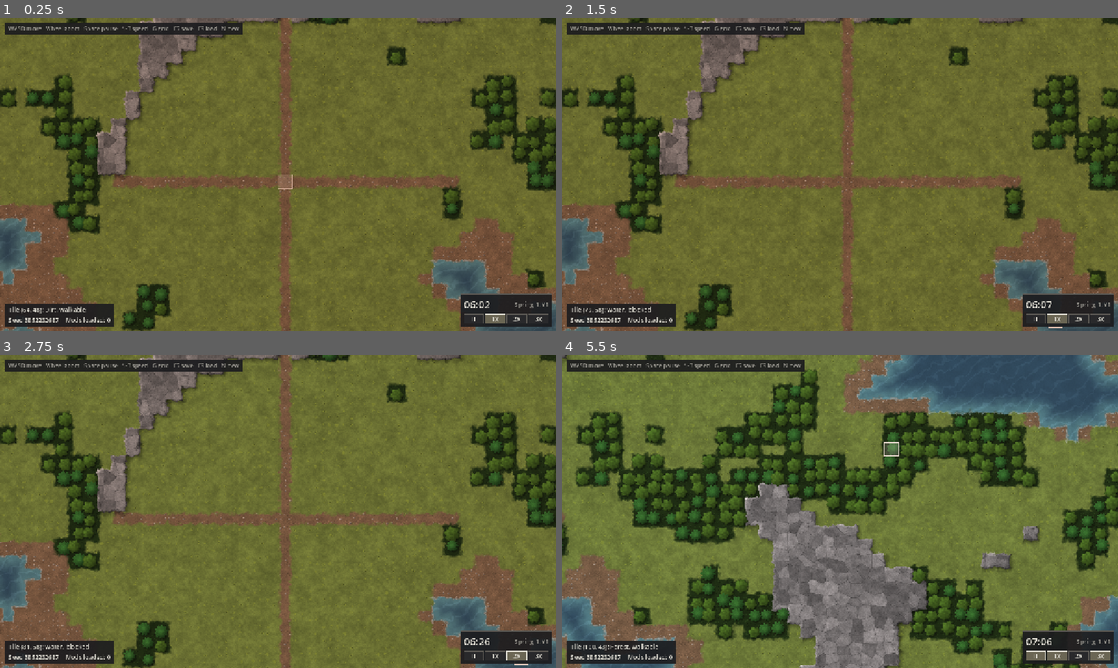
Above: before the commit, frames 1-4 (two rows, left to right).
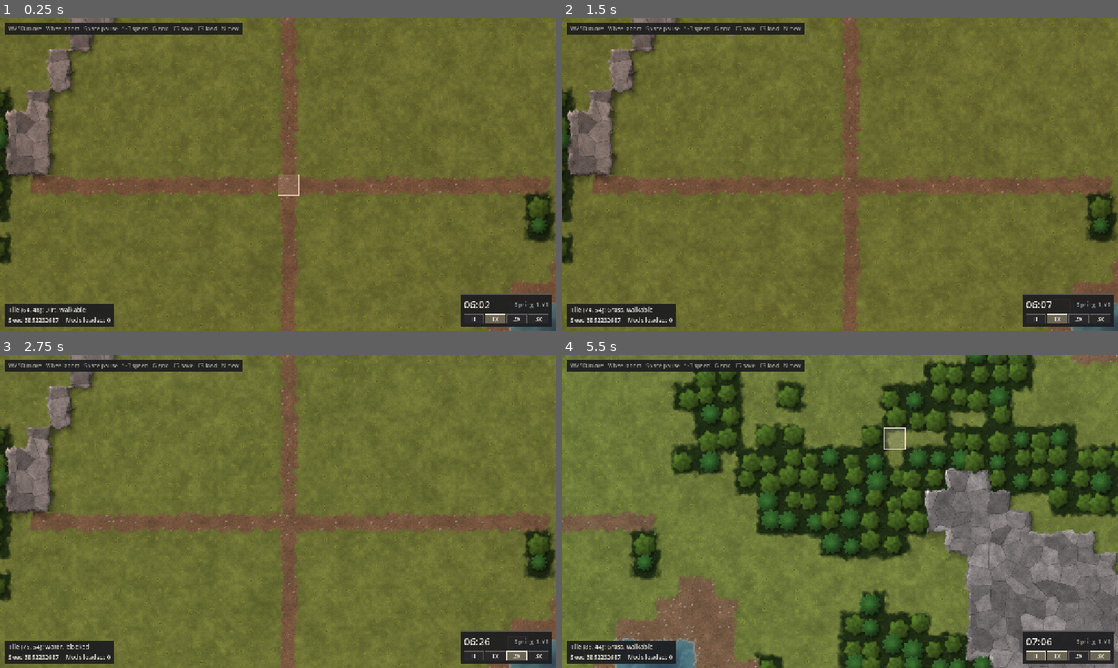
Above: after the commit, the same moments.

Repository: Stormellius/Common-Folk
Game: Godot game, scene res://scenes/main.tscn
Same seed, same stepped clock (60 frames per second), same inputs: the game is played once before the commit and once after it.
Inputs (mouse positions are in pixels of both pictures, inside the frame that each line leads up to):
- Up to frame 1 (0.25 s): no input
- Up to frame 2 (1.5 s): click "II" at 0.5 s; click "1x" at 1.25 s
- Up to frame 3 (2.75 s): click "2x" at 2 s
- Up to frame 4 (5.5 s): click "3x" at 2.75 s; tap Enter at 3.5 s; move the mouse to (962, 495) at 3.52 s; hold D 3.53-4.25 s; tap 1 at 3.6 s; click (962, 495) at 3.67 s; tap Space at 3.77, 5 s; drag from (728, 527) to (812, 574) at 4.27 s; move the mouse to (895, 442) at 5.02 s; hold D from 5.03 s (still down); tap 3 at 5.1 s

The runs differ from the first frame. In frame 1, 23% of the frame differs, in the area x 0-100%, y 0-100%; in frame 2, 23%; in frame 3, 24%; in frame 4, 69%.

Commit message:
Larger tiles: 48 px at zoom 1, grain and detail fade scaled to match
Co-Authored-By: Claude Sonnet 5.5 <noreply@anthropic.com>
Claude-Session: https://claude.ai/code/session_011t3uUDYs23uuvN16nB7Xcn

Diff:
--- a/scripts/view/map_view.gd
+++ b/scripts/view/map_view.gd
@@ -9,7 +9,7 @@
 ##   "priority": higher-priority tiles bleed over the edges of lower-priority ones
 ## The season look (foliage color, snow) comes from data/seasons.json.
 
-const TILE_SIZE := 32
+const TILE_SIZE := 48
 const TERRAIN_SHADER := preload("res://shaders/terrain.gdshader")
 const STYLES := { "flat": 0, "grass": 1, "dirt": 2, "water": 3, "stone": 4, "forest": 5 }
 const MAX_TILE_TYPES := 256
@@ -40,7 +40,7 @@
 	var camera := get_viewport().get_camera_2d()
 	if camera == null:
 		return
-	var detail := smoothstep(0.35, 0.8, camera.zoom.x)
+	var detail := smoothstep(0.23, 0.53, camera.zoom.x)
 	if absf(detail - _last_detail) > 0.01:
 		_last_detail = detail
 		_material.set_shader_parameter("detail", detail)
--- a/shaders/terrain.gdshader
+++ b/shaders/terrain.gdshader
@@ -152,7 +152,7 @@
 vec3 terrain(int style, vec3 base, vec2 p, float depth) {
 	vec3 snow_color = vec3(0.90, 0.93, 0.96) * (0.92 + 0.08 * vnoise(p * 3.0));
 	vec3 col = base;
-	float grain = hash21(floor(world_pos / 2.0)) - 0.5;  // chunky 2-pixel grain
+	float grain = hash21(floor(world_pos / (tile_px / 16.0))) - 0.5;  // chunky grain, 1/16 of a tile
 	if (style == 1) {
 		col = base * (0.86 + 0.28 * fbm(p * 1.4));
 		col *= 0.93 + 0.14 * vnoise(p * 5.0);
Not shown, changed: README.md
